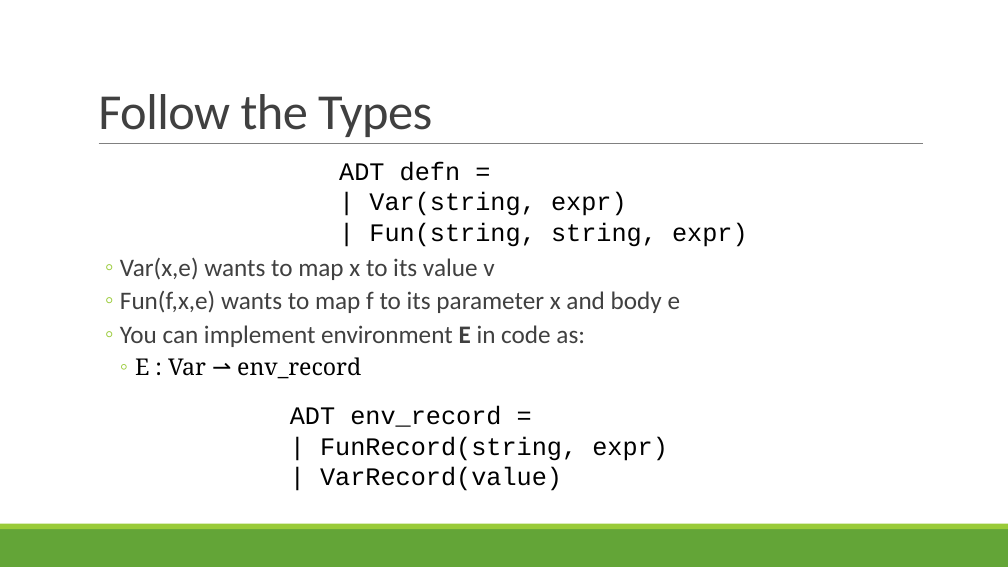
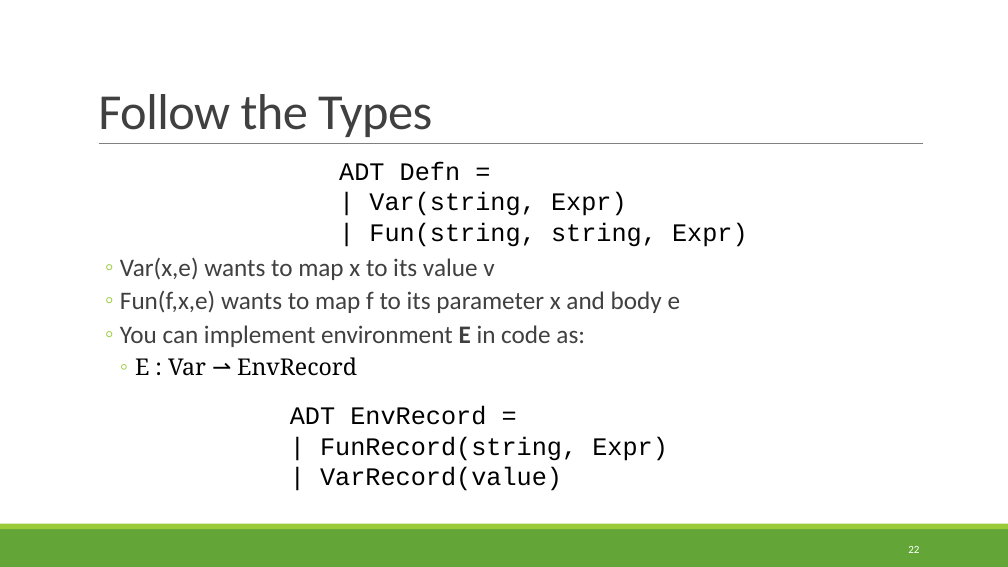
Before and after one commit to rbohrer/pl-course, a slide deck: slide 22 of LectureSlides/05Evaluators.pptx. Drawn at 1008x567 pixels with LibreOffice and Linux fonts; fonts in the diff are those of the drawing. Boxes give left, top, right and bottom in pixels: in the first picture for what was removed or moved away, otherwise in the second. Text is boxed around its words. In the diff, an @@ line names an element or a change of style, - is before the commit and + after.

```diff
--- a/LectureSlides/05Evaluators.pptx
+++ b/LectureSlides/05Evaluators.pptx
@@ text at (x1=339, y1=162, x2=748, y2=247): text changed @@
-ADT defn =
-| Var(string, expr)
-| Fun(string, string, expr)
+ADT Defn =
+| Var(string, Expr)
+| Fun(string, string, Expr)
@@ text at (x1=135, y1=357, x2=357, y2=376): text changed @@
-    ◦ E : Var ⇀ env_record
+    ◦ E : Var ⇀ EnvRecord
@@ text at (x1=290, y1=406, x2=668, y2=461): text changed @@
-ADT env_record =
-| FunRecord(string, expr)
+ADT EnvRecord =
+| FunRecord(string, Expr)
@@ page number added at (x1=908, y1=546, x2=919, y2=553), 10.5 pt, text #FFFFFF @@
+22
```
Also in this commit, not shown: 36 other slides changed.
